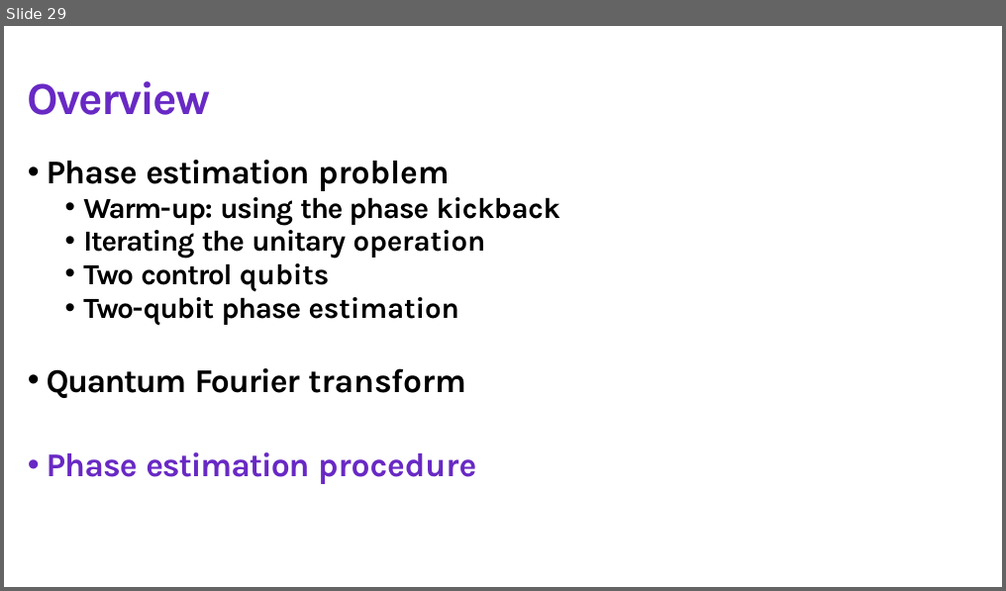
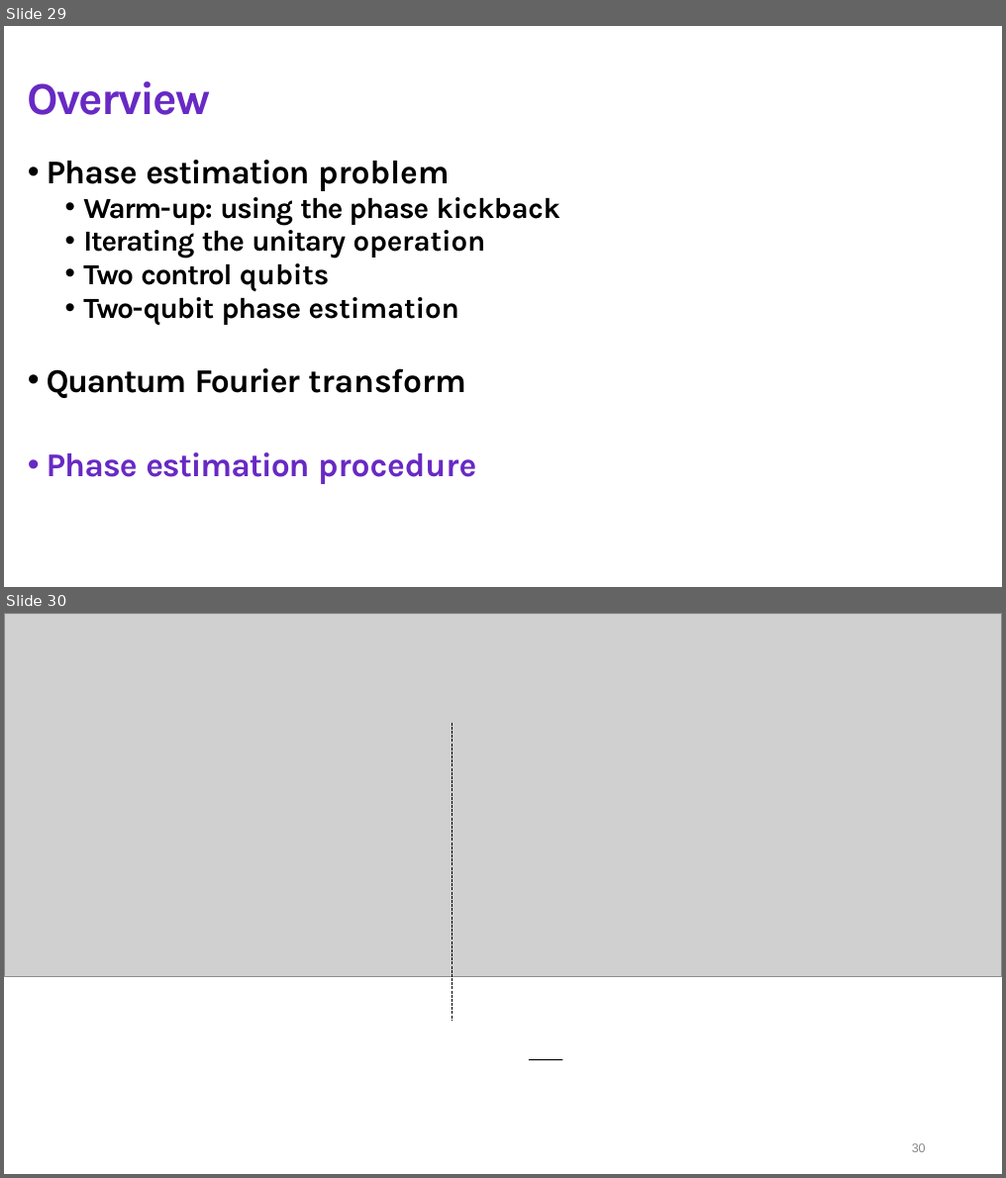
Before and after one commit to parkyr/qc4mcsummer2025, a slide deck: Quantum & Qiskit/3_QPE.pptx. Shown one above the other, each under a label of ours: slide 29 before the commit, slides 29 and 30 after it. The pictures are 1006x591 and 1006x1178 pixels, drawn with LibreOffice and Linux fonts; fonts in the diff are those of the drawing; grey boxes stand for pictures. Boxes give left, top, right and bottom in pixels: in the first picture for what was removed or moved away, otherwise in the second. Text is boxed around its words. In the diff, an @@ line names an element or a change of style, - is before the commit and + after.

```diff
--- a/Quantum & Qiskit/3_QPE.pptx
+++ b/Quantum & Qiskit/3_QPE.pptx
@@ slide 30 added at (4, 613, 1002, 1174), background #FFFFFF @@
@@ picture added at (4, 613, 1002, 977) @@
@@ freeform shape added at (452, 722, 452, 1021), outline #000000 1 pt dashed @@
@@ freeform shape added at (529, 1059, 563, 1061), fill #000000 @@
@@ page number added at (912, 1144, 926, 1153), 12 pt, text #888888 @@
+30
```
Also in this commit, not shown: 1 other slide added, 2 slides removed.
